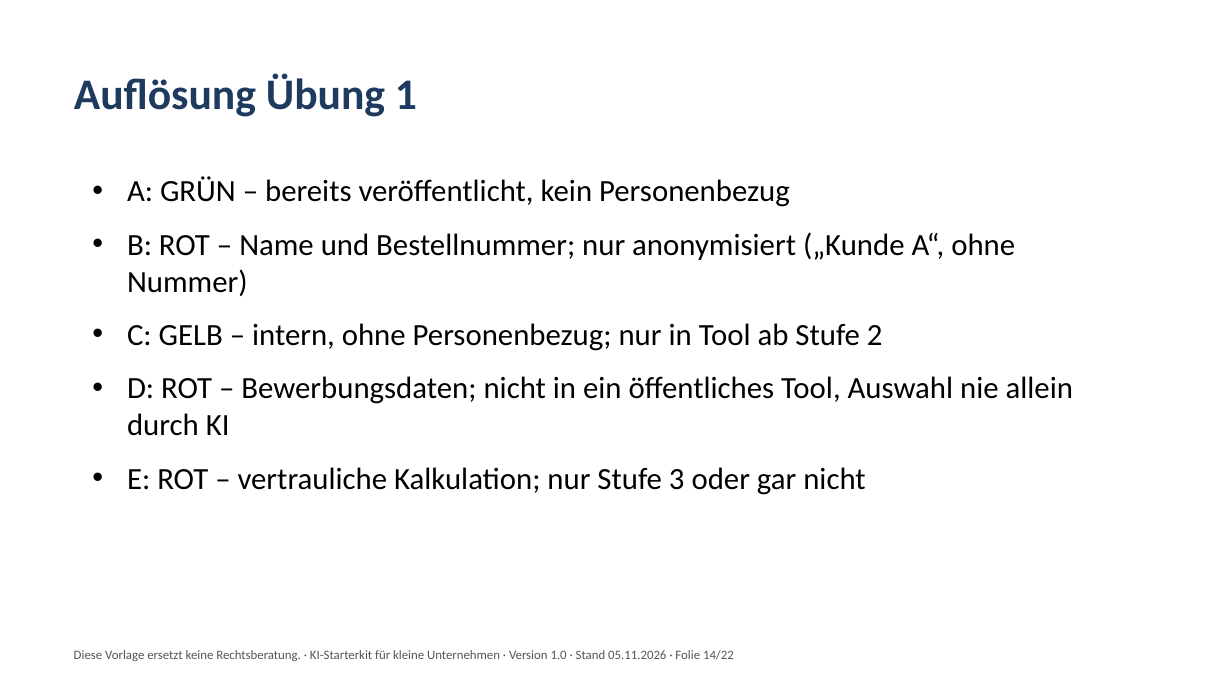
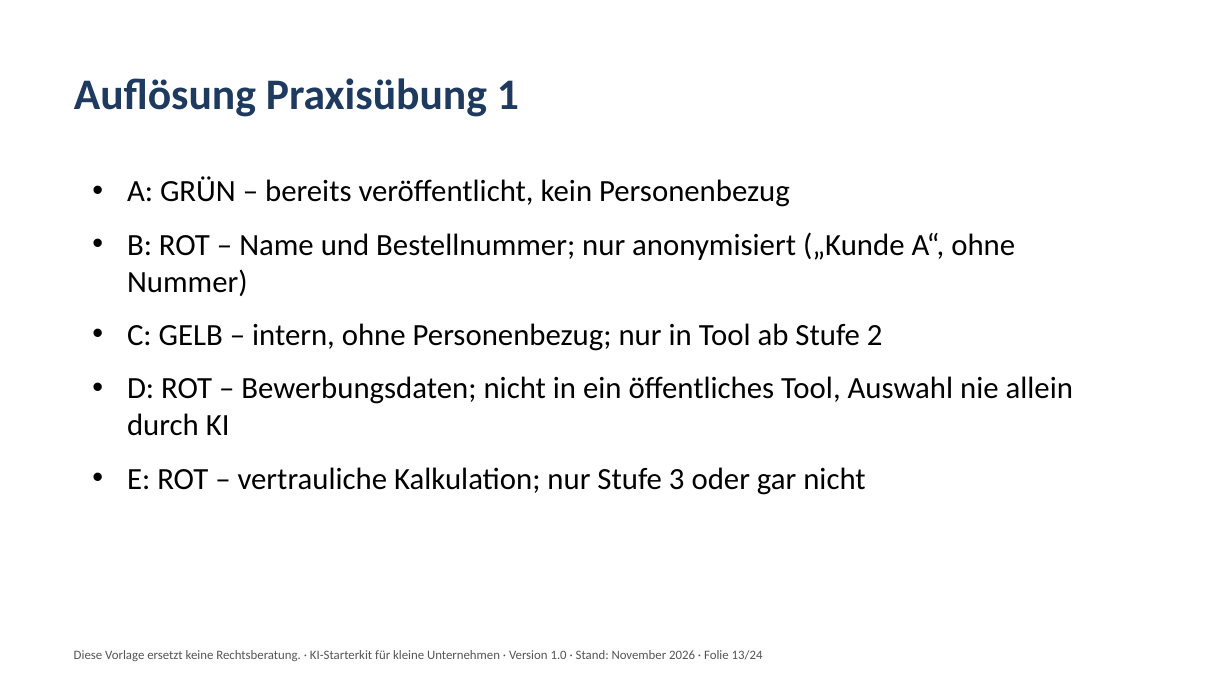
Before and after one commit to ankefischer99-eng/letter-lift-sitemap, a slide deck: slide 13 of company/deliveries/produkt-ki-starterkit-v1/KI-Schulung.pptx (slide 14 before the commit). Drawn at 1232x693 pixels with LibreOffice and Linux fonts; fonts in the diff are those of the drawing. Boxes give left, top, right and bottom in pixels: in the first picture for what was removed or moved away, otherwise in the second. Text is boxed around its words. In the diff, an @@ line names an element or a change of style, - is before the commit and + after.

```diff
--- a/company/deliveries/produkt-ki-starterkit-v1/KI-Schulung.pptx
+++ b/company/deliveries/produkt-ki-starterkit-v1/KI-Schulung.pptx
@@ title at box(74, 78, 519, 117): text changed @@
-Auflösung Übung 1
+Auflösung Praxisübung 1
@@ text at box(74, 650, 763, 661): text changed @@
-Diese Vorlage ersetzt keine Rechtsberatung. · KI-Starterkit für kleine Unternehmen · Version 1.0 · Stand 05.11.2026 · Folie 14/22
+Diese Vorlage ersetzt keine Rechtsberatung. · KI-Starterkit für kleine Unternehmen · Version 1.0 · Stand: November 2026 · Folie 13/24
```
Also in this commit, not shown: 20 other slides changed, 3 slides added, 1 slide removed, 19 other files.
